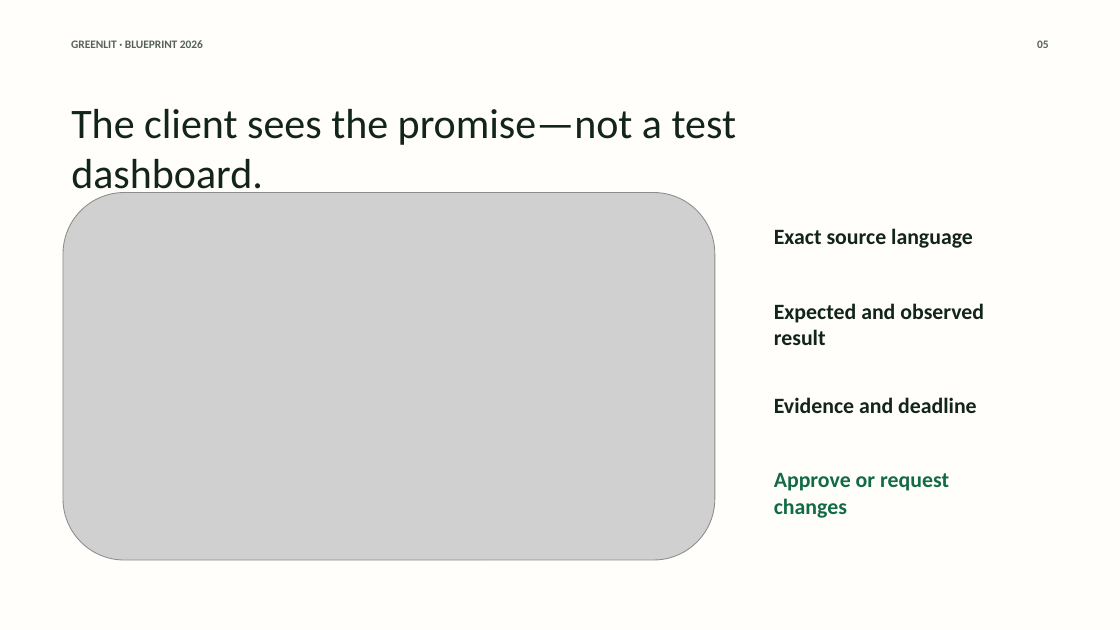
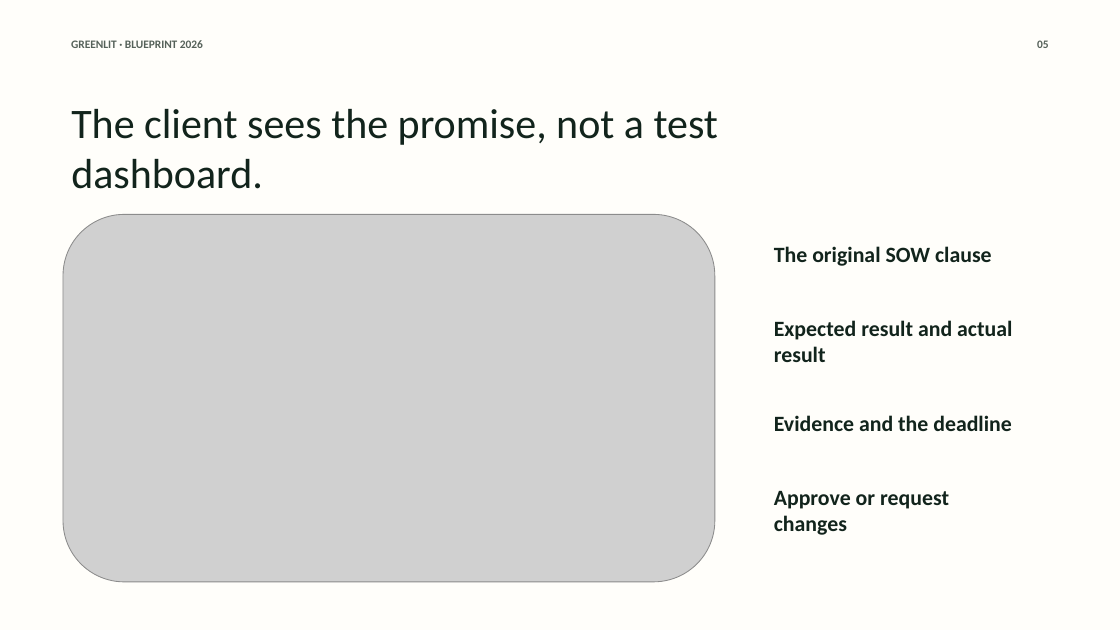
Before and after one commit to anayagarwalla-ai/greenlit, a slide deck: slide 5 of docs/hackathon/greenlit-blueprint-hackathon-deck.pptx. Drawn at 1120x630 pixels with LibreOffice and Linux fonts; fonts in the diff are those of the drawing; grey boxes stand for pictures. Boxes give left, top, right and bottom in pixels: in the first picture for what was removed or moved away, otherwise in the second. Text is boxed around its words. In the diff, an @@ line names an element or a change of style, - is before the commit and + after.

```diff
--- a/docs/hackathon/greenlit-blueprint-hackathon-deck.pptx
+++ b/docs/hackathon/greenlit-blueprint-hackathon-deck.pptx
@@ text at (x1=71, y1=109, x2=718, y2=189): text changed @@
-The client sees the promise—not a test dashboard.
+The client sees the promise, not a test dashboard.
@@ picture moved from (x1=63, y1=192, x2=715, y2=560) to (x1=63, y1=214, x2=715, y2=582) @@
@@ text at (x1=774, y1=246, x2=992, y2=266): text changed @@
-Exact source language
+The original SOW clause
@@ text at (x1=774, y1=320, x2=1012, y2=362): text changed @@
-Expected and observed result
+Expected result and actual result
@@ text at (x1=774, y1=415, x2=1012, y2=431): text changed @@
-Evidence and deadline
+Evidence and the deadline
@@ text "Approve or request changes" moved from (x1=774, y1=473, x2=949, y2=518) to (x1=774, y1=491, x2=949, y2=535) @@
@@ text "Approve or request changes" at (x1=774, y1=491, x2=949, y2=535): text colour #126B46 to #12241C @@
```
Also in this commit, not shown: 7 other slides changed, 1 other file.
